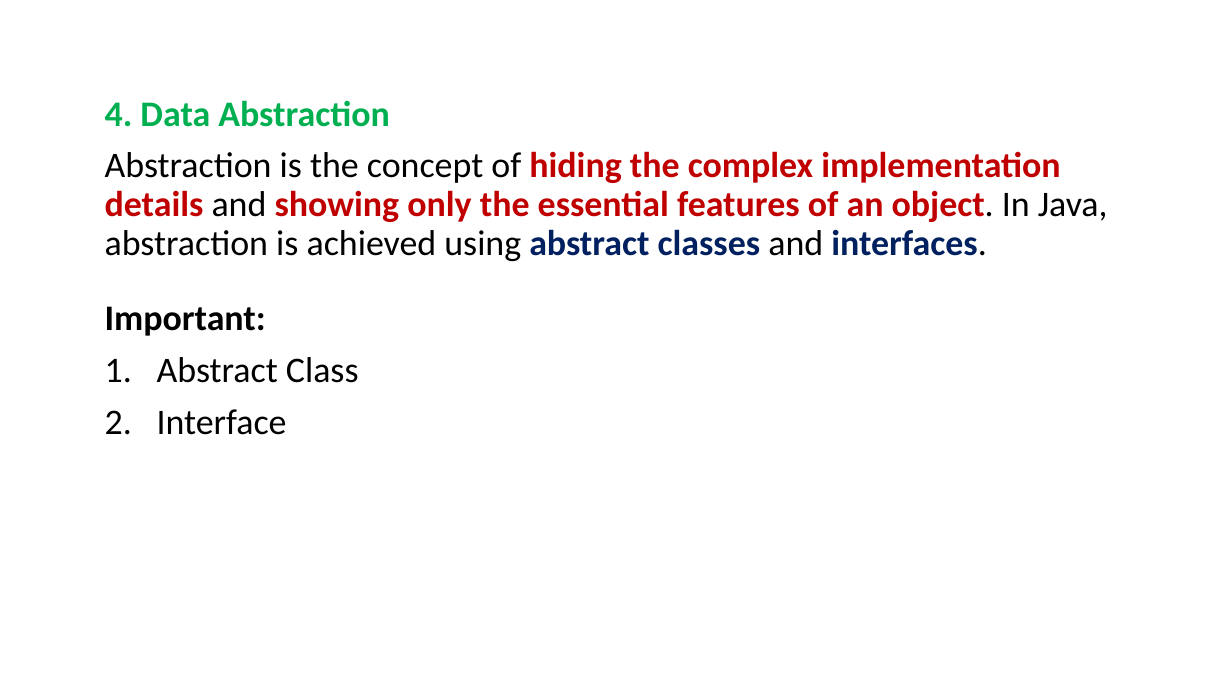
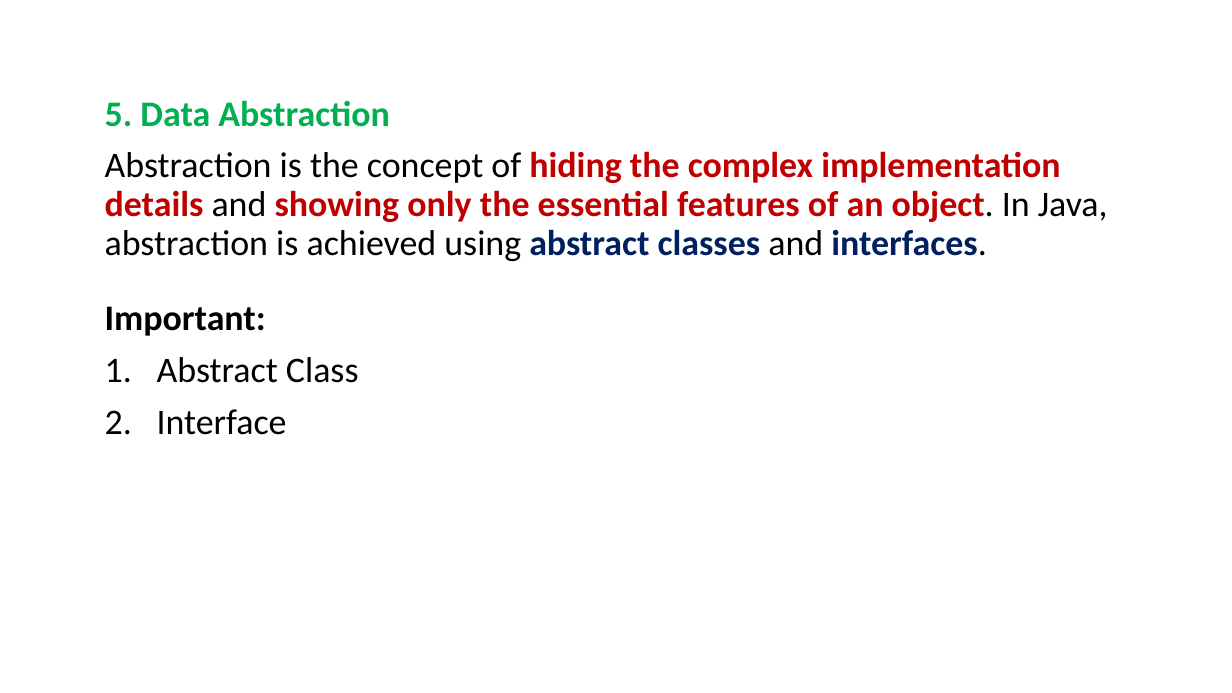
Before and after one commit to PRAMOD-VISHNU-NAIK/MCA-2nd-Sem-Shridevi-College, a slide deck: slide 52 of Theory Class-Notes/Java MCA-2.pptx (slide 50 before the commit). Drawn at 1232x693 pixels with LibreOffice and Linux fonts; fonts in the diff are those of the drawing. Boxes give left, top, right and bottom in pixels: in the first picture for what was removed or moved away, otherwise in the second. Text is boxed around its words. In the diff, an @@ line names an element or a change of style, - is before the commit and + after.

```diff
--- a/Theory Class-Notes/Java MCA-2.pptx
+++ b/Theory Class-Notes/Java MCA-2.pptx
@@ text at box(105, 100, 389, 127): text changed @@
-4. Data Abstraction
+5. Data Abstraction
```
Also in this commit, not shown: 8 other slides changed, 22 slides added, 2 slides removed, 5 other files.
